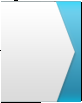
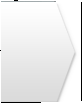
Two versions of the same layered image (82x103). Layer-by-layer changes:
showed group "EDIT" (1 layers) over [1, 1, 80, 102]
painted on "Layer 3" over [1, 101, 56, 102]
hid "Default" (3rd of 3, in "Kory V2") over [1, 1, 81, 102]
hid "Background" over [1, 1, 81, 102]
